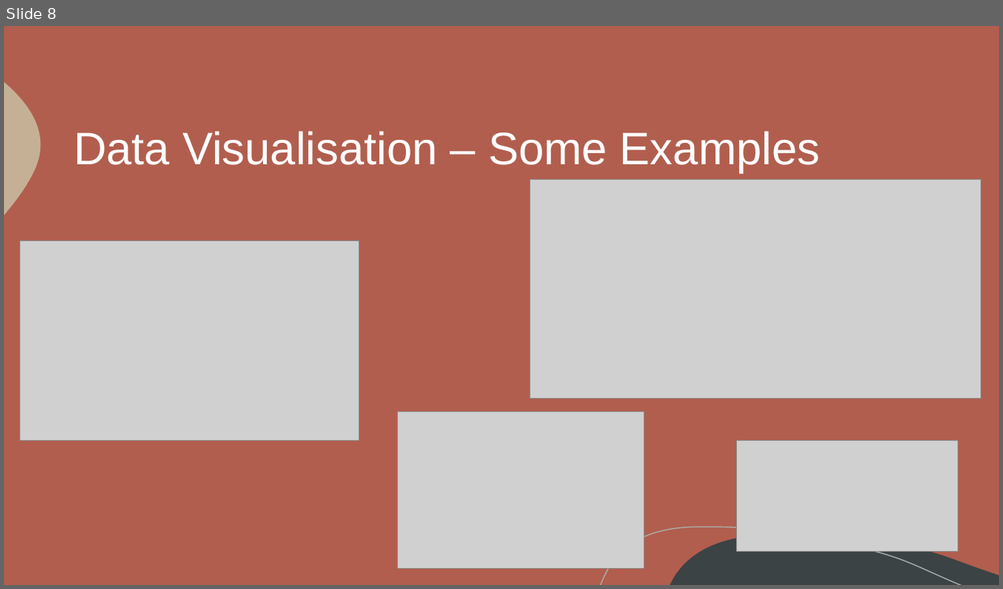
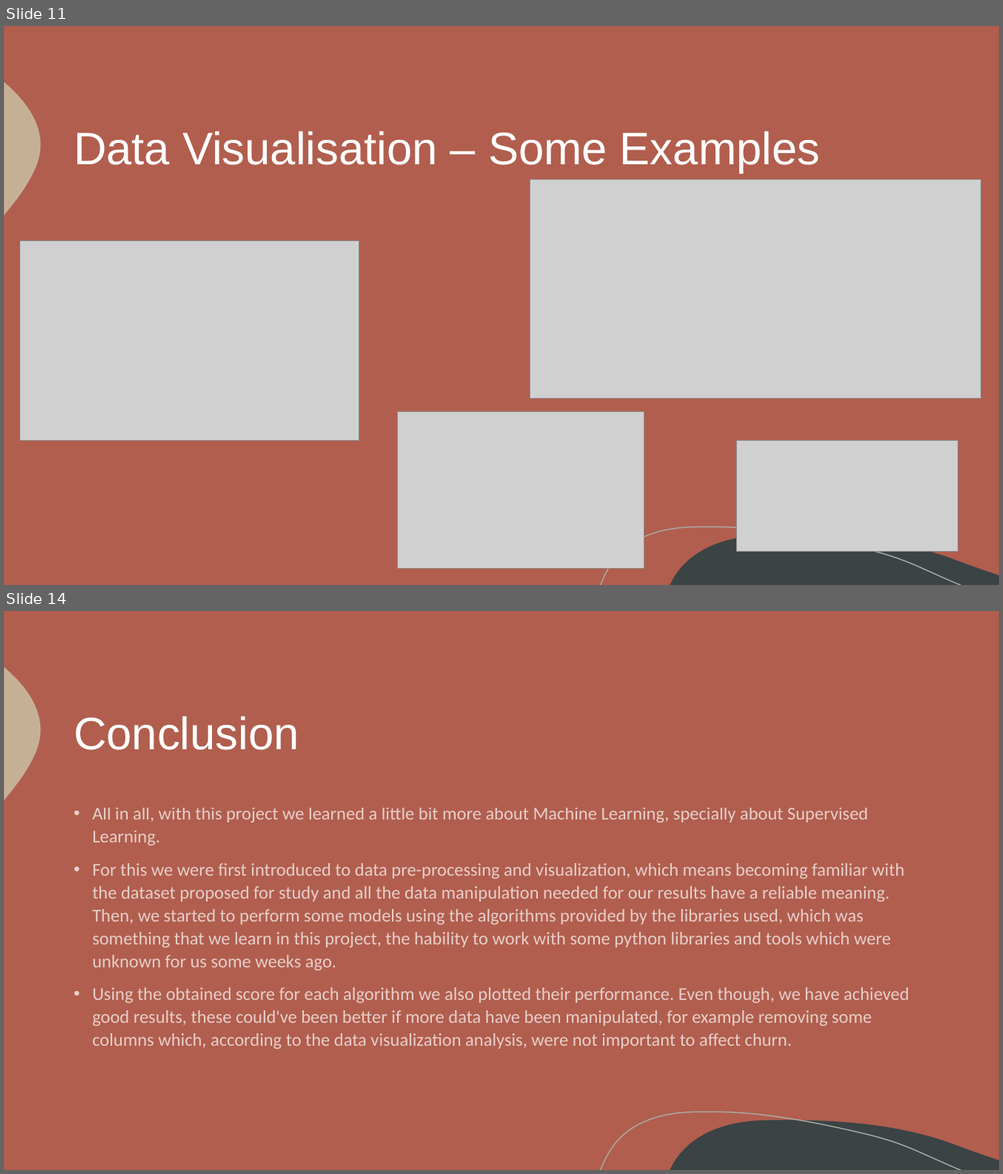
Before and after one commit to itsdomsantos/IART-2022, a slide deck: proj2/iart_proj2_final.pptx. Shown one above the other, each under a label of ours: slide 8 before the commit, slides 11 and 14 after it; the slides between them are not shown. The pictures are 1003x589 and 1003x1174 pixels, drawn with LibreOffice and Linux fonts; fonts in the diff are those of the drawing; grey boxes stand for pictures. Boxes give left, top, right and bottom in pixels: in the first picture for what was removed or moved away, otherwise in the second. Text is boxed around its words. In the diff, an @@ line names an element or a change of style, - is before the commit and + after.

```diff
--- a/proj2/iart_proj2_final.pptx
+++ b/proj2/iart_proj2_final.pptx
@@ slide 14 added at box(4, 611, 999, 1170), background #B15E4E; not listed: 3 template elements that a slide beside it also shows @@
@@ title added at box(74, 716, 299, 750), 44 pt, text #FFFFFF @@
+Conclusion
@@ text added at box(92, 808, 908, 1049), 17.5 pt, text #FFFFFF at 70% opacity @@
+• All in all, with this project we learned a little bit more about Machine Learning, specially about Supervised Learning.
+• For this we were first introduced to data pre-processing and visualization, which means becoming familiar with the dataset proposed for study and all the data manipulation needed for our results have a reliable meaning. Then, we started to perform some models using the algorithms provided by the libraries used, which was something that we learn in this project, the hability to work with some python libraries and tools which were unknown for us some weeks ago.
+• Using the obtained score for each algorithm we also plotted their performance. Even though, we have achieved good results, these could've been better if more data have been manipulated, for example removing some columns which, according to the data visualization analysis, were not important to affect churn.
@@ what was slide 8 is now slide 11 @@
```
Also in this commit, not shown: 4 slides changed, 3 other slides added, 1 slide removed.
